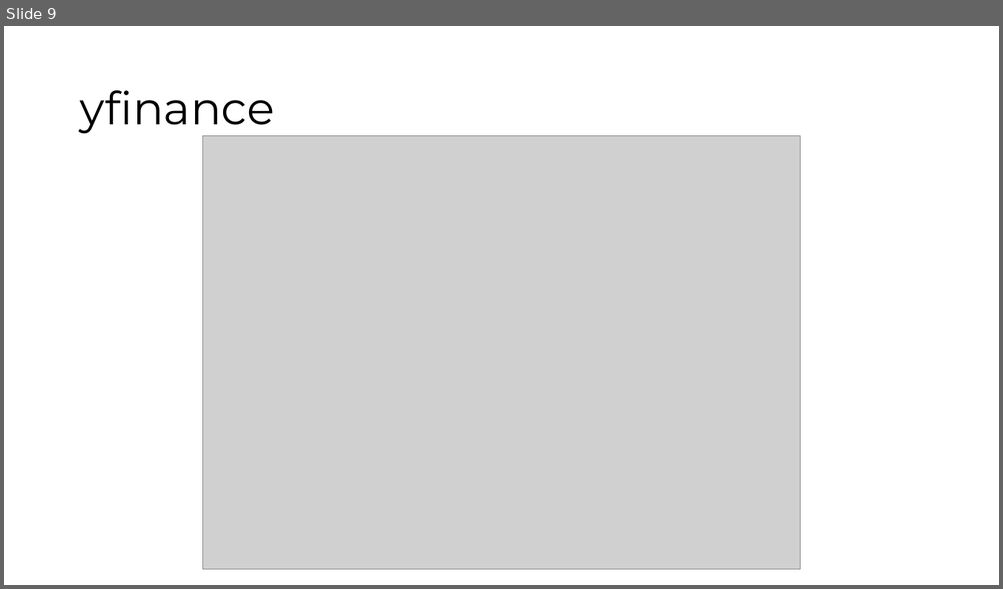
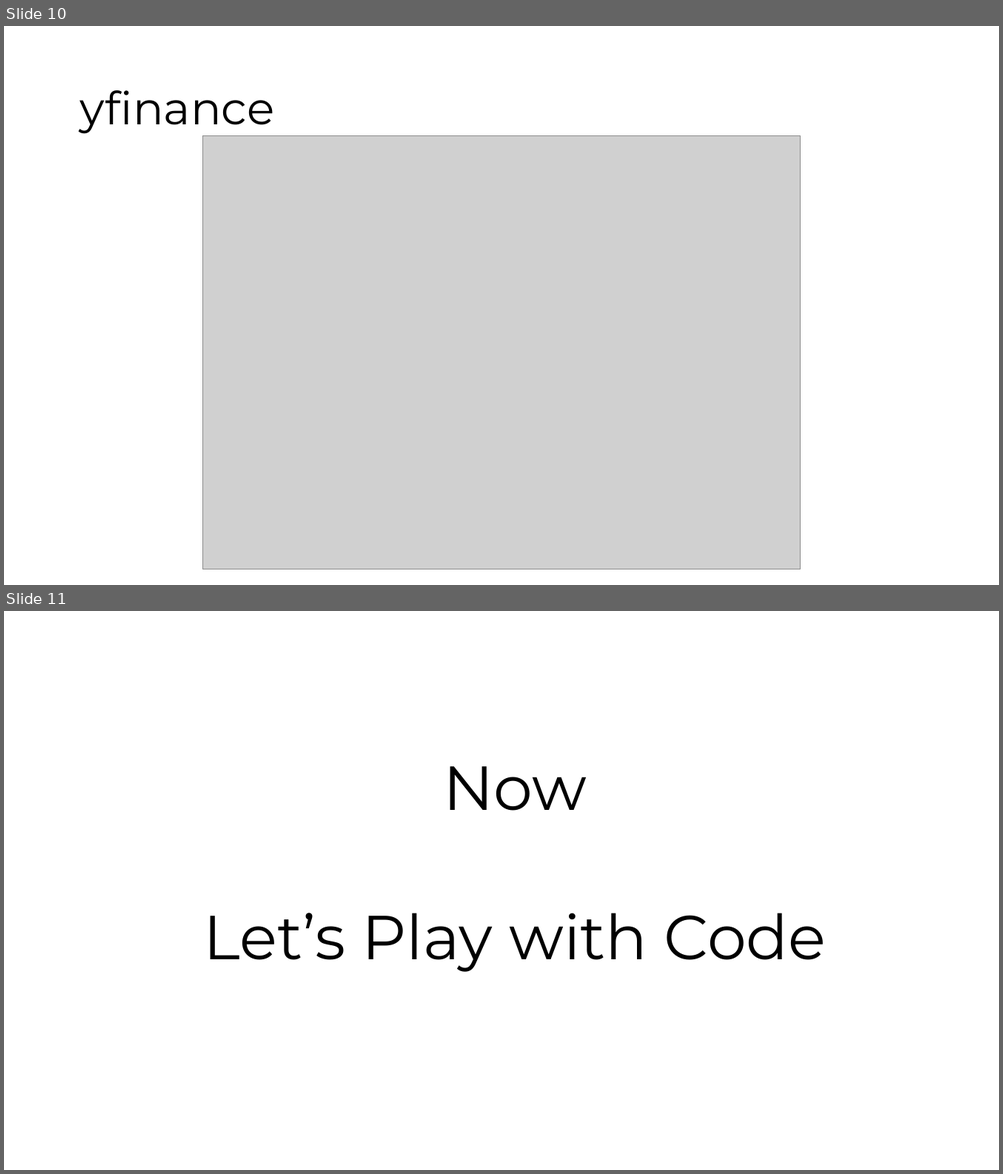
Before and after one commit to SungchulLee/financial_math, a slide deck: 야후 파이낸스 데이타 획득하기.pptx. Shown one above the other, each under a label of ours: slide 9 before the commit, slides 10 and 11 after it. The pictures are 1003x589 and 1003x1174 pixels, drawn with LibreOffice and Linux fonts; fonts in the diff are those of the drawing; grey boxes stand for pictures. Boxes give left, top, right and bottom in pixels: in the first picture for what was removed or moved away, otherwise in the second. Text is boxed around its words. In the diff, an @@ line names an element or a change of style, - is before the commit and + after.

```diff
--- a/야후 파이낸스 데이타 획득하기.pptx
+++ b/야후 파이낸스 데이타 획득하기.pptx
@@ slide 11 added at (x1=4, y1=611, x2=999, y2=1170), background #FFFFFF @@
@@ text added at (x1=204, y1=766, x2=826, y2=972), 60 pt, text #000000 @@
+Now
+Let’s Play with Code
@@ what was slide 9 is now slide 10 @@
```
Also in this commit, not shown: 2 slides changed, 1 other slide added.
